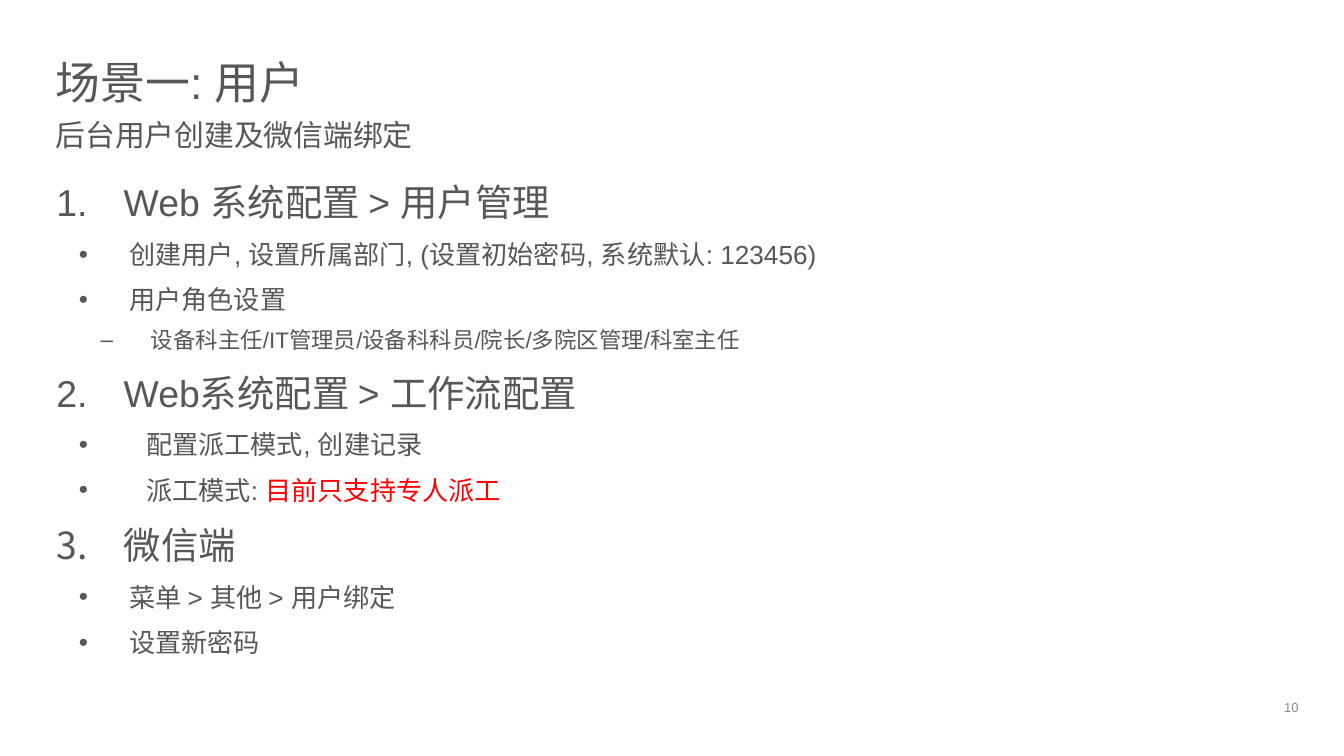
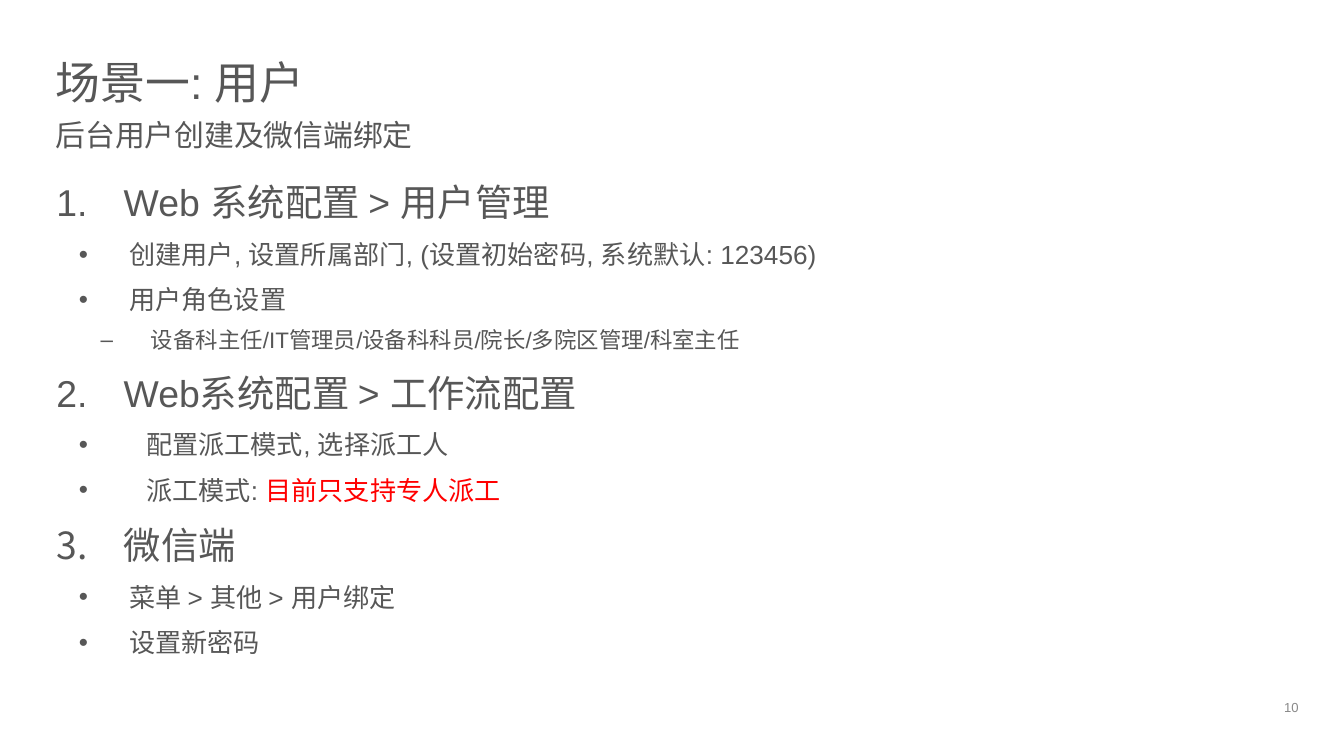
Before and after one commit to devhotmail/APMHome, a slide deck: slide 10 of Document/APM_userstories.pptx. Drawn at 1344x756 pixels with LibreOffice and Linux fonts; fonts in the diff are those of the drawing; background and template pictures are left out. Boxes give left, top, right and bottom in pixels: in the first picture for what was removed or moved away, otherwise in the second. Text is boxed around its words. In the diff, an @@ line names an element or a change of style, - is before the commit and + after.

Commit message:
update page 10

```diff
--- a/Document/APM_userstories.pptx
+++ b/Document/APM_userstories.pptx
@@ text at [146,432,449,458]: text changed @@
-  • 配置派工模式, 创建记录
+  • 配置派工模式, 选择派工人
```
